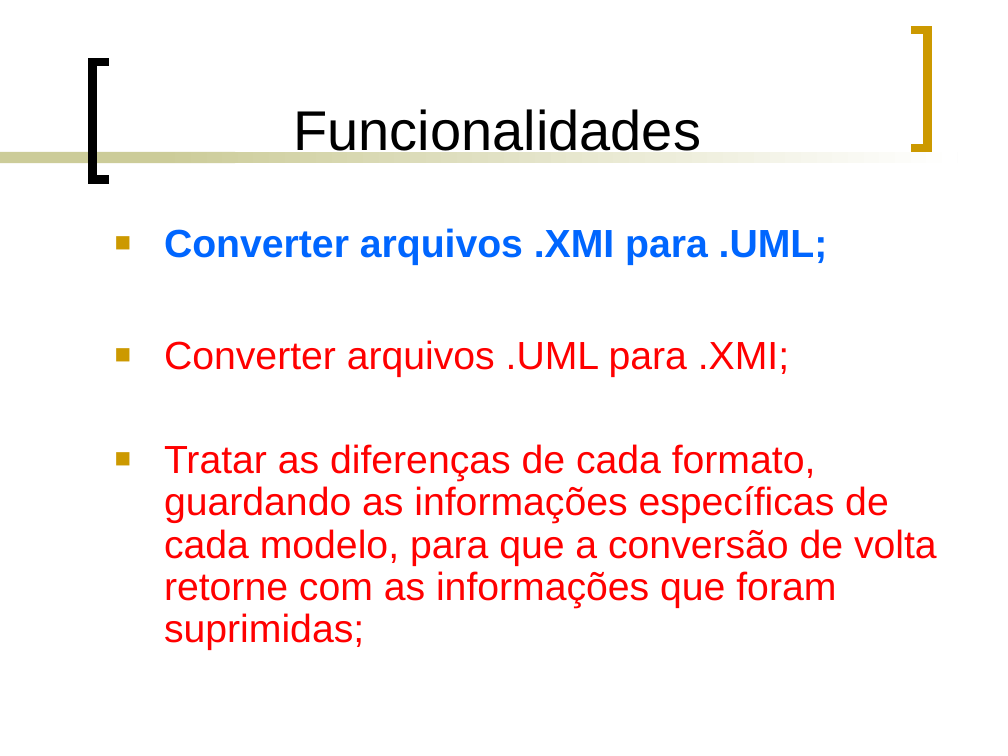
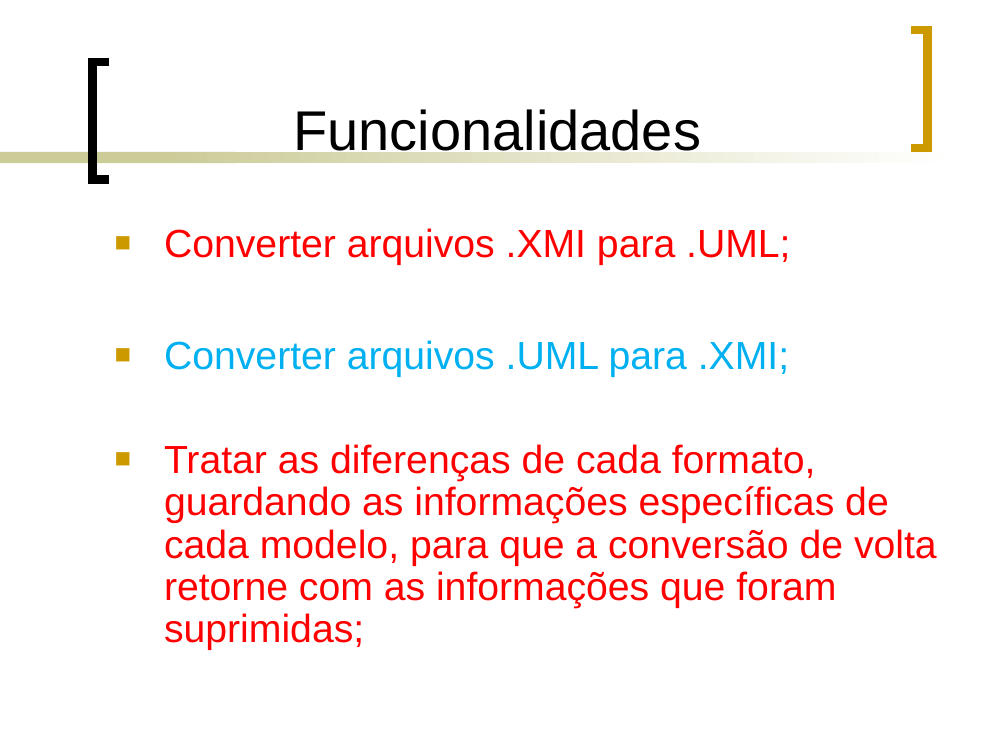
Before and after one commit to ms-uerj/conversoruml, a slide deck: slide 4 of apresentação/Equipe Parseros.ppt (slide 10 before the commit). Drawn at 1008x756 pixels with LibreOffice and Linux fonts; fonts in the diff are those of the drawing. Boxes give left, top, right and bottom in pixels: in the first picture for what was removed or moved away, otherwise in the second. Text is boxed around its words. In the diff, an @@ line names an element or a change of style, - is before the commit and + after.

Commit message:
Apresentação atualizada para o 3º seminário.

```diff
--- a/apresentação/Equipe Parseros.ppt
+++ b/apresentação/Equipe Parseros.ppt
@@ text at bbox=[164, 228, 790, 377]: text colour #0066FF to #FF0000, bold off in "Converter arquivos .XMI para .UML;"; text colour #FF0000 to #00B0F0 in "Converter arquivos .UML para .XMI;" @@
```
Also in this commit, not shown: 6 other slides changed, 4 slides added, 5 slides removed.
